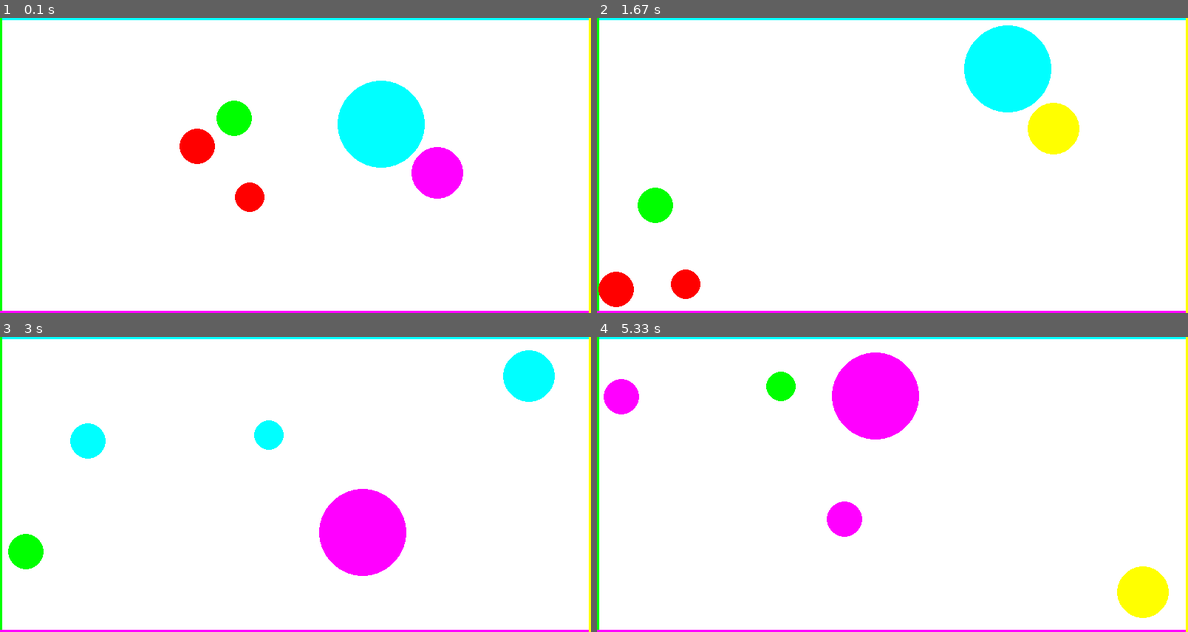
Above: before the commit, frames 1-4 (two rows, left to right).
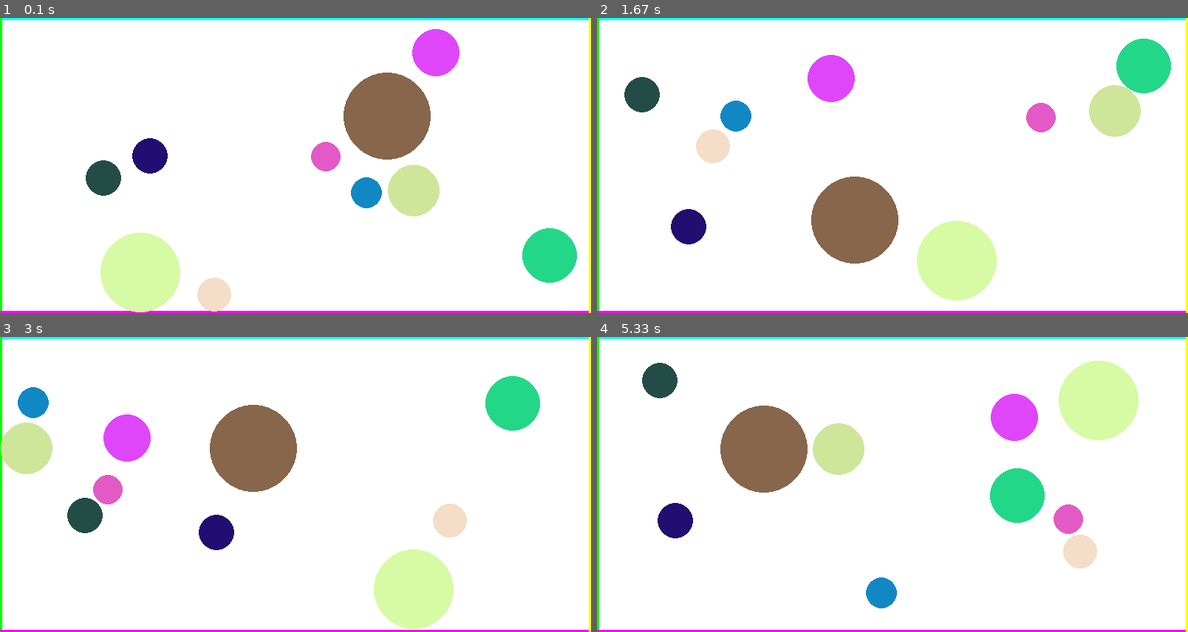
Above: after the commit, the same moments.

Repository: TheRootOf3/collision-model
Game: pygame game, started from predicted_physics.py
Two runs of this game, one before a commit and one after it. Both use one fixed random seed, a clock stepped at 60 frames per second and the inputs below.
Inputs:
- Up to frame 1 (0.1 s): no input
- Up to frame 2 (1.67 s): tap Space at 0.33 s
- Up to frame 3 (3 s): no input
- Up to frame 4 (5.33 s): no input

The runs differ from the first frame. In frame 1, 15% of the frame differs, in the area x 14-98%, y 3-100%; in frame 2, 18%; in frame 3, 17%; in frame 4, 18%, in the area x 1-97%, y 5-96%.

Commit message:
total mess, but predictive rendering works!

Diff:
--- a/predicted_physics.py
+++ b/predicted_physics.py
@@ -1,9 +1,10 @@
 import pygame
 import time
 import random
-import math
 import numpy as np
 import itertools
+import copy
+import sys
 
 multiplier = 4
 
@@ -27,35 +28,225 @@
         # self.friction = 0.9999
         self.friction = 1
         self.t_time = 0
+        self.collision_list = []
+        self.depth = 0
+
+    def copy_table(self):
+        newTable = Table()
+        newTable.balls = copy.deepcopy(self.balls)
+        newTable.friction = self.friction
+        newTable.t_time = self.t_time
+
+        return newTable
+
 
     def add_ball(self, ballID, pos, r, vel_vector = np.array([1., 1.]), color = (255, 0, 0)):
         self.balls.append(Ball(ballID, pos, r, vel_vector, color))
 
     def update_table(self):
-        self.predict_collisions_ball(10)
-        self.predict_collisions_wall(10)
-
-
-        self.check_ball_collisions()
-        self.apply_friction()
-
-
-        for ball in self.balls:
-            ball.check_wall_collisions()
-            ball.update_ball(self.t_time)
-
-
-
-    def predict_collisions_wall(self, depth_time):
+        pass
+
+        # self.predict_collisions_ball()
+        # self.predict_collisions_wall()
+
+        # self.predict_all_collisions(1000)
+
+        # time.sleep(0.2)
+
+        # self.check_ball_collisions()
+        # self.apply_friction()
+
+
+        # for ball in self.balls:
+        #     ball.check_wall_collisions()
+        #     ball.update_ball(self.t_time)
+
+
+    def predict_all_collisions(self, depth_time):
+        self.depth = depth_time + self.t_time
+        self.collision_list = []
+        pred_table = self.copy_table()
+
+        while depth_time >= 0:
+            # view.render(screen, pred_table)
+            # pygame.display.flip()
+
+            # time.sleep(0.1)
+
+            # for x in pred_table.balls:
+            #     print(x.pos)
+
+
+            first_wall_col = pred_table.predict_collisions_wall()
+            first_ball_col = pred_table.predict_collisions_ball()
+            # print(first_wall_col)
+            # print(first_ball_col)
+            first_col_time = 0
+            # time.sleep(10)
+            if first_ball_col is None or first_wall_col[-1] < first_ball_col[-1]:
+                first_col_time = first_wall_col[-1]
+            else:
+                first_col_time = first_ball_col[-1]
+
+            # print(first_col_time, depth_time)
+            if first_col_time > depth_time:
+                # print("----> ", col_pred_list)
+
+                return
+
+            if first_ball_col is None or first_wall_col[-1] < first_ball_col[-1]:
+                # print("a")
+                for ball in pred_table.balls:
+                    ball.update_ball_pos(first_col_time)
+                # print(first_wall_col[0].vel_vector)
+                first_wall_col[0].vel_vector = pred_table.return_new_wall_vector(first_wall_col[0], first_wall_col[1])
+                # print(first_wall_col[0].vel_vector)
+
+                depth_time -= first_wall_col[-1]
+
+                self.collision_list.append([first_wall_col[0].ballID, pred_table.t_time + first_wall_col[-1], copy.deepcopy(first_wall_col[0].vel_vector), copy.deepcopy(first_wall_col[0].pos)])
+                pred_table.t_time += first_wall_col[-1]
+
+            else:
+                # print("b")
+
+                for ball in pred_table.balls:
+                    ball.update_ball_pos(first_col_time)
+                #     print(ball.pos)
+                # print(self.balls[0].pos, self.balls[1].pos)
+
+                # time.sleep(1)
+
+                first_ball_col[0].vel_vector, first_ball_col[1].vel_vector = pred_table.calculate_new_vectors(first_ball_col[0].mass, first_ball_col[1].mass, first_ball_col[0].vel_vector, first_ball_col[1].vel_vector, first_ball_col[0].pos, first_ball_col[1].pos)
+
+
+                depth_time -= first_ball_col[-1]
+                self.collision_list.append([first_ball_col[0].ballID, pred_table.t_time + first_ball_col[-1], copy.deepcopy(first_ball_col[0].vel_vector), copy.deepcopy(first_ball_col[0].pos)])
+                self.collision_list.append([first_ball_col[1].ballID, pred_table.t_time + first_ball_col[-1], copy.deepcopy(first_ball_col[1].vel_vector), copy.deepcopy(first_ball_col[1].pos)])
+                pred_table.t_time += first_ball_col[-1]
+                # time.sleep(10)
+
+
+            # for x in pred_table.balls:
+            #     print(x.pos)
+
+            # view.render(screen, pred_table)
+            # pygame.display.flip()
+            # time.sleep(10)
+
+            # print("-------------------------------")
+        # print("----> ", col_pred_list)
+        # time.sleep(10)
+
+
+    def predict_live_collisions(self, depth_time):
+        pred_table = self.copy_table()
+        self.collision_list = []
+
+        while depth_time >= 0:
+            # view.render(screen, pred_table)
+            # pygame.display.flip()
+
+            # time.sleep(0.1)
+
+            # for x in pred_table.balls:
+            #     print(x.pos)
+
+
+            first_wall_col = pred_table.predict_collisions_wall()
+            first_ball_col = pred_table.predict_collisions_ball()
+            # print(first_wall_col)
+            # print(first_ball_col)
+            first_col_time = 0
+            # time.sleep(10)
+            if first_ball_col is None or first_wall_col[-1] < first_ball_col[-1]:
+                first_col_time = first_wall_col[-1]
+            else:
+                first_col_time = first_ball_col[-1]
+
+            # print(first_col_time, depth_time)
+            if first_col_time > depth_time:
+                # print("----> ", col_pred_list)
+
+                return
+
+            if first_ball_col is None or first_wall_col[-1] < first_ball_col[-1]:
+                # print("a")
+                for ball in pred_table.balls:
+                    ball.update_ball_pos(first_col_time)
+                # print(first_wall_col[0].vel_vector)
+                first_wall_col[0].vel_vector = pred_table.return_new_wall_vector(first_wall_col[0], first_wall_col[1])
+                # print(first_wall_col[0].vel_vector)
+
+                depth_time -= first_wall_col[-1]
+
+                self.collision_list.append([first_wall_col[0].ballID, pred_table.t_time + first_wall_col[-1], copy.deepcopy(first_wall_col[0].vel_vector), copy.deepcopy(first_wall_col[0].pos)])
+                pred_table.t_time += first_wall_col[-1]
+
+            else:
+                # print("b")
+
+                for ball in pred_table.balls:
+                    ball.update_ball_pos(first_col_time)
+                    # print(ball.pos)
+                # print(self.balls[0].pos, self.balls[1].pos)
+
+                # time.sleep(1)
+
+                first_ball_col[0].vel_vector, first_ball_col[1].vel_vector = pred_table.calculate_new_vectors(first_ball_col[0].mass, first_ball_col[1].mass, first_ball_col[0].vel_vector, first_ball_col[1].vel_vector, first_ball_col[0].pos, first_ball_col[1].pos)
+
+
+                depth_time -= first_ball_col[-1]
+                self.collision_list.append([first_ball_col[0].ballID, pred_table.t_time + first_ball_col[-1], copy.deepcopy(first_ball_col[0].vel_vector), copy.deepcopy(first_ball_col[0].pos)])
+                self.collision_list.append([first_ball_col[1].ballID, pred_table.t_time + first_ball_col[-1], copy.deepcopy(first_ball_col[1].vel_vector), copy.deepcopy(first_ball_col[1].pos)])
+                pred_table.t_time += first_ball_col[-1]
+                # time.sleep(10)
+
+
+            # for x in pred_table.balls:
+            #     print(x.pos)
+
+            # view.render(screen, pred_table)
+            # pygame.display.flip()
+            # time.sleep(10)
+
+            # print("-------------------------------")
+        # print("----> ", col_pred_list)
+        # time.sleep(10)
+
+    def return_min_index(self, list_of_tuples):
+        if len(list_of_tuples) is 0:
+            return None
+
+        min_val = 1000000
+        min_indx = -1
+        for x in range(len(list_of_tuples)):
+            if list_of_tuples[x][-1] < min_val:
+                min_val = list_of_tuples[x][-1]
+                min_indx = x
+
+        return min_indx
+
+
+
+    def predict_collisions_wall(self):
+        col_list = []
         for ball in self.balls:
             col_time, wall = self.calculate_wall_col_time(ball)
+            col_list.append((ball, wall, col_time))
             self.set_ball_color(ball, wall)
+
+        min_index = self.return_min_index(col_list)
+        if min_index is None:
+            return None
+        else:
+            return col_list[min_index]
             # print(self.return_new_wall_vector(ball, vector))
         # time.sleep(0.1)
         # time.sleep(1)
 
     def set_ball_color(self, ball, wall):
-        if ball.color is not (255,0,0):
+        if ball.color != (255,0,0):
             if wall == 0:
                 ball.color = (0,255,0)
             elif wall == 1:
@@ -67,23 +258,29 @@
 
     def return_new_wall_vector(self, ball, wall):
         if wall < 2:
-            return (ball.vel_vector * np.array([-1.,1.]))
+            return (ball.vel_vector * np.array([-1,1]))
         else:
-            return (ball.vel_vector * np.array([1.,-1.]))
-
-    def predict_collisions_ball(self, depth_time):
+            return (ball.vel_vector * np.array([1,-1]))
+
+    def predict_collisions_ball(self):
         col_list = []
         for ball1, ball2 in itertools.combinations(self.balls, 2):
             col_time = self.calculate_ball_col_time(ball1, ball2)
             if col_time != None:
                 col_list.append((ball1, ball2, col_time))
 
-        for ball in self.balls:
-            ball.color = (50,50,50)
-
-        for ball1, ball2, _ in col_list:
-            ball1.color = (255,0,0)
-            ball2.color = (255,0,0)
+        min_index = self.return_min_index(col_list)
+        if min_index is None:
+            return None
+        else:
+            return col_list[min_index]
+
+        # for ball in self.balls:
+        #     ball.color = (50,50,50)
+
+        # for ball1, ball2, _ in col_list:
+        #     ball1.color = (255,0,0)
+        #     ball2.color = (255,0,0)
         # time.sleep(0.01)
 
     def calculate_ball_col_time(self, ball1, ball2):
@@ -107,7 +304,7 @@
             return min(correct_roots)
 
     def check_calculated_time(self, time, ball):
-        if time < 0 or isinstance(time, complex):
+        if time <= 0.00001 or isinstance(time, complex): #added time <= 0.00001 to get rid of two balls blocking. May cause problems!
             return False
         if ball.pos[0] + time*ball.vel_vector[0] >= 0 + ball.r and ball.pos[0] + time*ball.vel_vector[0] <= DIM_BOARD_X - ball.r and\
             ball.pos[1] + time*ball.vel_vector[1] >= 0 + ball.r and ball.pos[1] + time*ball.vel_vector[1] <= DIM_BOARD_Y - ball.r:
@@ -128,7 +325,7 @@
         col_time = 1000000
         wall = None # wall 0 - left, wall 1 - right, wall 2 - bottom, wall 3 - top
         for i in range(len(times)):
-            if times[i] < col_time and times[i] >= 0:
+            if times[i] < col_time and times[i] >= 0.00001: #added time <= 0.00001 to get rid of two balls blocking. May cause problems!
                 col_time = times[i]
                 wall = i
 
@@ -195,6 +392,7 @@
 class Ball():
     def __init__(self, ballID, pos, r, vel_vector, color):
         self.ballID = ballID
+        self.startpos = pos
         self.pos = pos
         self.r = r
         self.mass = r
@@ -204,9 +402,13 @@
         self.path = [pos]
         self.collisions = []
         self.predicted_collisions = []
+        self.ball_time = 0
 
     def update_ball(self, t_time):
         self.pos += self.vel_vector
+
+    def update_ball_pos(self, time):
+        self.pos += time * self.vel_vector
 
     def check_wall_collisions(self):
         if self.pos[0] >= (DIM_BOARD_X - self.r) or self.pos[0] <= self.r:
@@ -220,44 +422,129 @@
 
 
 
-
-def render(screen, table):
-    screen.fill((255,255,255))
-    pygame.draw.line(screen, (0,255,255), (0,0), (DIM_BOARD_X,0), 5)
-    pygame.draw.line(screen, (0,255,0), (0,0), (0,DIM_BOARD_Y), 5)
-    pygame.draw.line(screen, (255,0,255), (0,DIM_BOARD_Y-1), (DIM_BOARD_X,DIM_BOARD_Y-1), 5)
-    pygame.draw.line(screen, (255,255,0), (DIM_BOARD_X-1,0), (DIM_BOARD_X-1,DIM_BOARD_Y), 5)
-
-
-
-    for ball in table.balls:
-        # print(ball.x, ball.y)
-        pygame.draw.circle(screen, ball.color, [ball.pos[0], DIM_BOARD_Y - ball.pos[1]], ball.r)
-
-    # for ball in table.balls[0:1]:
-    #     local_path = ball.path.copy()
-    #     local_path.append((ball.x, ball.y))
-    #     for i in range(len(local_path) - 1):
-    #         pygame.draw.line(screen, (0,0,0), (local_path[i][0], DIM_BOARD_Y - local_path[i][1]), (local_path[i+1][0], DIM_BOARD_Y - local_path[i+1][1]))
-
-    # for ball in table.balls[0:1]:
-    #     for collision in ball.collisions:
-    #         pygame.draw.circle(screen, (0, 0, 255), (collision[0], DIM_BOARD_Y - collision[1]), 5)
+class View():
+    def __init__(self):
+        pass
+
+    def render(self, screen, table):
+        screen.fill((255,255,255))
+        pygame.draw.line(screen, (0,255,255), (0,0), (DIM_BOARD_X,0), 5)
+        pygame.draw.line(screen, (0,255,0), (0,0), (0,DIM_BOARD_Y), 5)
+        pygame.draw.line(screen, (255,0,255), (0,DIM_BOARD_Y-1), (DIM_BOARD_X,DIM_BOARD_Y-1), 5)
+        pygame.draw.line(screen, (255,255,0), (DIM_BOARD_X-1,0), (DIM_BOARD_X-1,DIM_BOARD_Y), 5)
+
+
+
+        for ball in table.balls:
+            # print(ball.x, ball.y)
+            pygame.draw.circle(screen, ball.color, [ball.pos[0], DIM_BOARD_Y - ball.pos[1]], ball.r)
+
+        # for ball in table.balls[0:1]:
+        #     local_path = ball.path.copy()
+        #     local_path.append((ball.x, ball.y))
+        #     for i in range(len(local_path) - 1):
+        #         pygame.draw.line(screen, (0,0,0), (local_path[i][0], DIM_BOARD_Y - local_path[i][1]), (local_path[i+1][0], DIM_BOARD_Y - local_path[i+1][1]))
+
+        # for ball in table.balls[0:1]:
+        #     for collision in ball.collisions:
+        #         pygame.draw.circle(screen, (0, 0, 255), (collision[0], DIM_BOARD_Y - collision[1]), 5)
+
+    def render_from_list(self, screen, table, t_time):
+        screen.fill((255,255,255))
+        pygame.draw.line(screen, (0,255,255), (0,0), (DIM_BOARD_X,0), 5)
+        pygame.draw.line(screen, (0,255,0), (0,0), (0,DIM_BOARD_Y), 5)
+        pygame.draw.line(screen, (255,0,255), (0,DIM_BOARD_Y-1), (DIM_BOARD_X,DIM_BOARD_Y-1), 5)
+        pygame.draw.line(screen, (255,255,0), (DIM_BOARD_X-1,0), (DIM_BOARD_X-1,DIM_BOARD_Y), 5)
+        # print(table.collision_list)
+        # time.sleep(10)
+
+        # for ball in table.balls:
+            # print(ball.ballID, ball.vel_vector)
+        # for ball in table.balls:
+        #     ball.pos = copy.deepcopy(ball.startpos)
+        #     ball.ball_time = 0
+        if len(table.collision_list) != 0:
+
+            if t_time > table.depth:
+                print("END!!!!")
+                return
+
+            for element in table.collision_list:
+                # print(element)
+                # print(t_time)
+                # time.sleep(1)
+                if element[1] > t_time:
+                    break
+                else:
+                    for ball in table.balls:
+                        if ball.ballID == element[0]:
+                            ball.vel_vector = copy.deepcopy(element[2])
+                            ball.pos = copy.deepcopy(element[3])
+                            # print(ball.pos)
+                            ball.ball_time = element[1]
+
+        for ball in table.balls:
+            # print([ball.pos[0] + (ball.vel_vector[0] * (t_time - ball.ball_time)), DIM_BOARD_Y - (ball.pos[1] + (ball.vel_vector[1] * (t_time - ball.ball_time)))])
+            pygame.draw.circle(screen, ball.color, [ball.pos[0] + (ball.vel_vector[0] * (t_time - ball.ball_time)), DIM_BOARD_Y - (ball.pos[1] + (ball.vel_vector[1] * (t_time - ball.ball_time)))], ball.r)
+
+
+    def render_real_time(self, screen, table, t_time):
+        screen.fill((255,255,255))
+        pygame.draw.line(screen, (0,255,255), (0,0), (DIM_BOARD_X,0), 5)
+        pygame.draw.line(screen, (0,255,0), (0,0), (0,DIM_BOARD_Y), 5)
+        pygame.draw.line(screen, (255,0,255), (0,DIM_BOARD_Y-1), (DIM_BOARD_X,DIM_BOARD_Y-1), 5)
+        pygame.draw.line(screen, (255,255,0), (DIM_BOARD_X-1,0), (DIM_BOARD_X-1,DIM_BOARD_Y), 5)
+        print(table.collision_list)
+        time.sleep(0.1)
+
+        # for ball in table.balls:
+            # print(ball.ballID, ball.vel_vector)
+        for ball in table.balls:
+            ball.pos = copy.deepcopy(ball.startpos)
+            # ball.ball_time = 0
+        if len(table.collision_list) != 0:
+
+            # if t_time > table.collision_list[-1][1]:
+            #     print("END!!!!!!!!!!!!!!!!!!!!!!!!!!!!!!!!!!")
+
+            for element in table.collision_list:
+                # print(element)
+                # print(t_time)
+                # time.sleep(1)
+                if element[1] > t_time:
+                    break
+                else:
+                    for ball in table.balls:
+
+                        if ball.ballID == element[0]:
+                            ball.vel_vector = copy.deepcopy(element[2])
+                            ball.pos = copy.deepcopy(element[3])
+                            # print(ball.pos)
+                            ball.ball_time = copy.deepcopy(element[1])
+
+        for ball in table.balls:
+            ball.pos[0] = ball.pos[0] + (ball.vel_vector[0] * (t_time - ball.ball_time))
+            ball.pos[1] = ball.pos[1] + (ball.vel_vector[1] * (t_time - ball.ball_time))
+
+            pygame.draw.circle(screen, ball.color, [ball.pos[0], DIM_BOARD_Y - ball.pos[1]], ball.r)
+
+
+
 
 
 clock = pygame.time.Clock()
 
 table = Table()
-
-table.generate_random_ball(5)
+view = View()
+table.generate_random_ball(10)
 # table.add_ball(100*multiplier, 200/4*multiplier + DIM_BALL_R, DIM_BALL_R, np.array([0.,0.]))
 # table.add_ball(424/4*multiplier, 212/4*multiplier + DIM_BALL_R, DIM_BALL_R, np.array([0.,-0.]))
 # table.add_ball(424/4*multiplier, 188/4*multiplier + DIM_BALL_R, DIM_BALL_R, np.array([-0.,0.]))
 
 # table.add_ball(100/4*multiplier, 200/4*multiplier + DIM_BALL_R, DIM_BALL_R, np.array([0.5,0.01]))
 
-# table.add_ball(1, np.array([100, 200]) + DIM_BALL_R, DIM_BALL_R, np.array([1.,0.1]), (255,0,0))
-# table.add_ball(2, np.array([500, 200]) + DIM_BALL_R, DIM_BALL_R, np.array([-1.,0.]), (0,120,0))
+# table.add_ball(1, np.array([100., 200.]) + DIM_BALL_R, DIM_BALL_R, np.array([1.,0.1]), (255,0,0))
+# table.add_ball(2, np.array([500., 200.]) + DIM_BALL_R, DIM_BALL_R, np.array([-1.,0.]), (0,120,0))
 
 
 # table.add_ball(500, 100 + DIM_BALL_R, DIM_BALL_R, np.array([-1.,1.]))
@@ -269,6 +556,9 @@
 
 # time.sleep(2)
 # table.t_time =
+viewTable = table.copy_table()
+table.predict_all_collisions(10)
+whatever = 10
 fps = 60
 while not table.balls_stopped():
     # print(table.balls_stopped())
@@ -276,22 +566,68 @@
         if event.type == pygame.QUIT:
             running = False
         if event.type == pygame.KEYUP and event.key == pygame.K_SPACE:
-            if fps == 600:
+            if fps == 60:
+                fps = 1
+            else:
                 fps = 60
-            else:
-                fps = 600
+
+
+
+    if table.t_time >= whatever:
+        # for ball in table.balls:
+            # ball.pos = copy.deepcopy(ball.startpos)
+            # ball.ball_time = 0
+
+        if len(table.collision_list) != 0:
+
+            for element in table.collision_list:
+                # print(element)
+                # print(t_time)
+                # time.sleep(1)
+                if element[1] > table.t_time:
+                    break
+                else:
+                    for ball in table.balls:
+                        if ball.ballID == element[0]:
+                            ball.vel_vector = element[2]
+                            ball.pos = element[3]
+                            # print(ball.pos)
+                            ball.ball_time = element[1]
+
+        for ball in table.balls:
+            # print(ball.pos, ball.vel_vector)
+            ball.pos[0] = ball.pos[0] + (ball.vel_vector[0] * (table.t_time - ball.ball_time))
+            ball.pos[1] = ball.pos[1] + (ball.vel_vector[1] * (table.t_time - ball.ball_time))
+            ball.startpos = copy.deepcopy(ball.pos)
+            ball.ball_time = table.t_time
+
+            # print(ball.pos, ball.vel_vector)
+            # time.sleep(2)
+
+            # pygame.draw.circle(screen, ball.color, [ball.pos[0] + (ball.vel_vector[0] * (t_time - ball.ball_time)), DIM_BOARD_Y - (ball.pos[1] + (ball.vel_vector[1] * (t_time - ball.ball_time)))], ball.r)
+
+
+
+        table.predict_all_collisions(10)
+        whatever += 10
+    # if table.t_time >= 400:
+    #     print("NOPE")
+    #     break
+    # print(table.collision_list)
+    # time.sleep(0.1)
+    view.render_from_list(screen, table, table.t_time)
+    # view.render_real_time(screen, table, table.t_time)
+
     # for ball in table.balls:
-    #     print(str(ball.vel_vector))
-    # print("\n")
-    # print(table.balls[0].vel_vector)
+    #     ball.update_ball_pos(1)
     table.t_time+=1
-    print(table.t_time)
-    table.update_table()
-    render(screen, table)
+    # print(table.t_time)
+    # table.update_table()
+    # view.render(screen, table)
     pygame.display.flip()
     pygame.display.set_caption(str(int(clock.get_fps())))
-    # time.sleep(10)
-    clock.tick(fps)
+    time.sleep(0.001)
+    # clock.tick(fps)
 
 # render(screen, table)
 # save_image(2)
